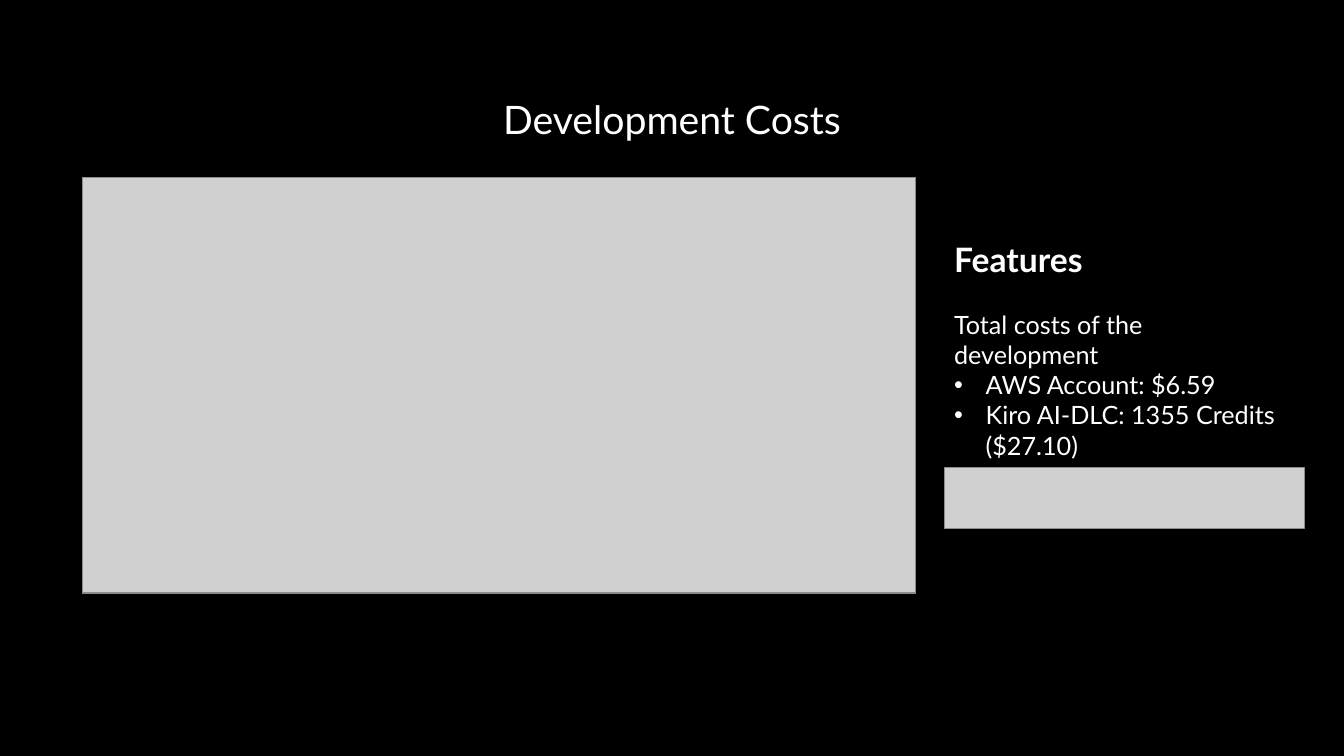
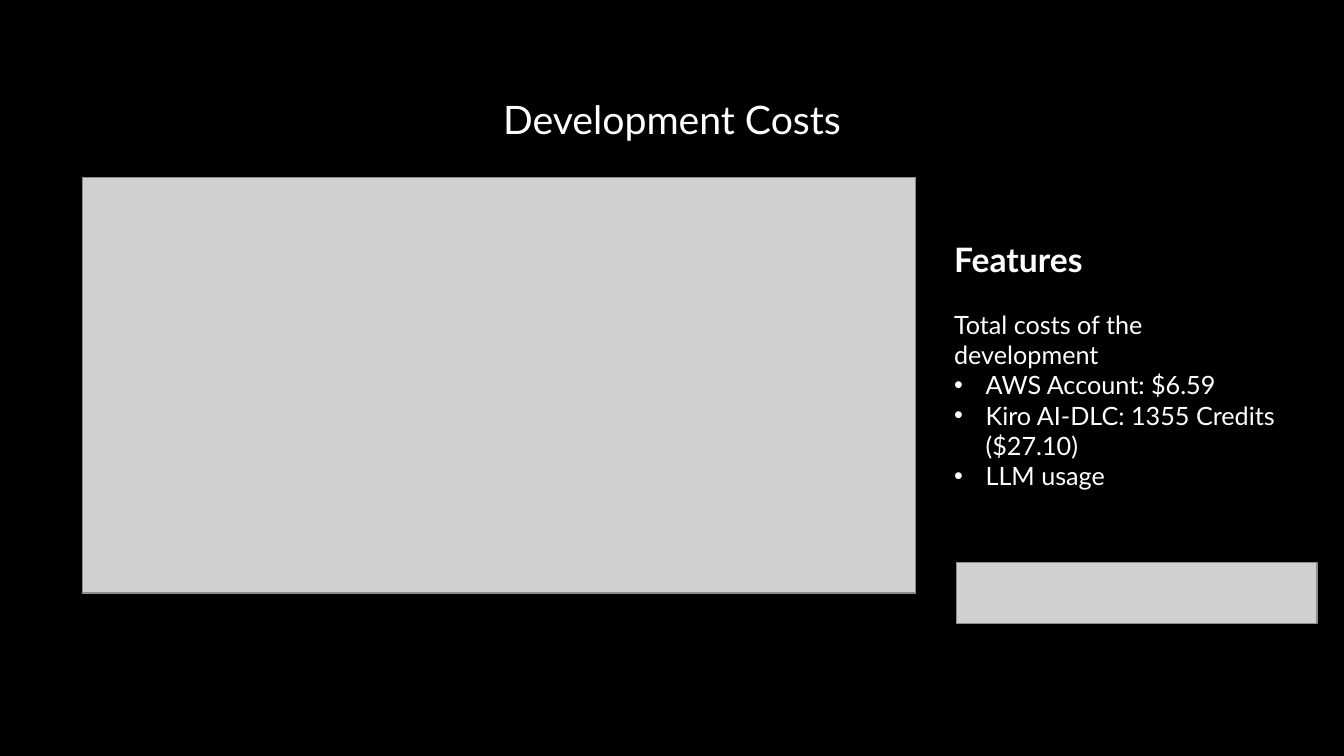
Before and after one commit to michaelgeiser/Geisersoft-com_repo, a slide deck: slide 14 of PresCoach/PresCoach_slides.pptx. Drawn at 1344x756 pixels with LibreOffice and Linux fonts; fonts in the diff are those of the drawing; grey boxes stand for pictures. Boxes give left, top, right and bottom in pixels: in the first picture for what was removed or moved away, otherwise in the second. Text is boxed around its words. In the diff, an @@ line names an element or a change of style, - is before the commit and + after.

```diff
--- a/PresCoach/PresCoach_slides.pptx
+++ b/PresCoach/PresCoach_slides.pptx
@@ text at (x1=986, y1=467, x2=1105, y2=490): paragraph added @@
+• LLM usage
@@ picture moved from (x1=945, y1=468, x2=1305, y2=528) to (x1=957, y1=563, x2=1317, y2=623) @@
```
Also in this commit, not shown: 1 other slide changed.
